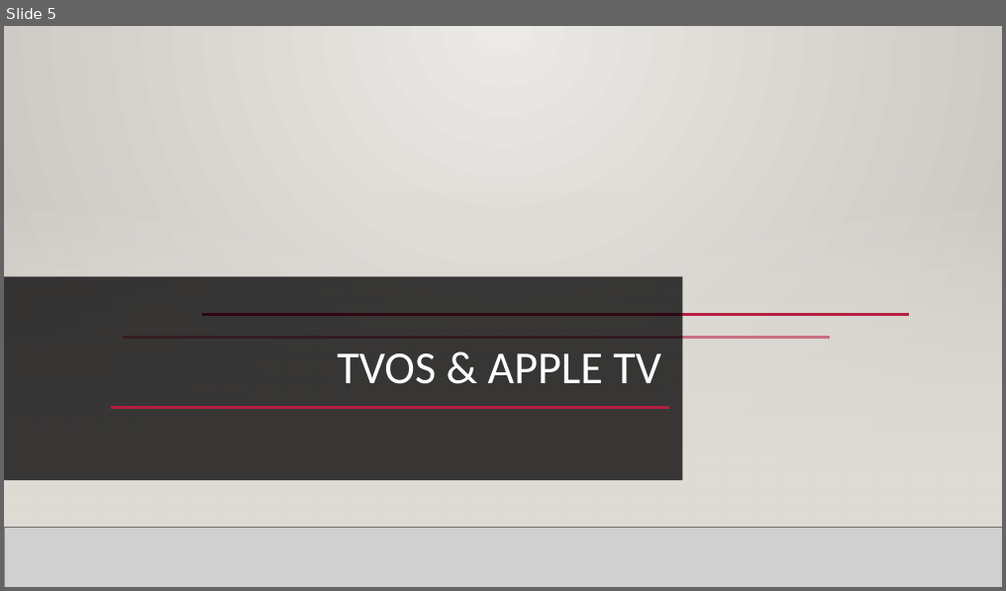
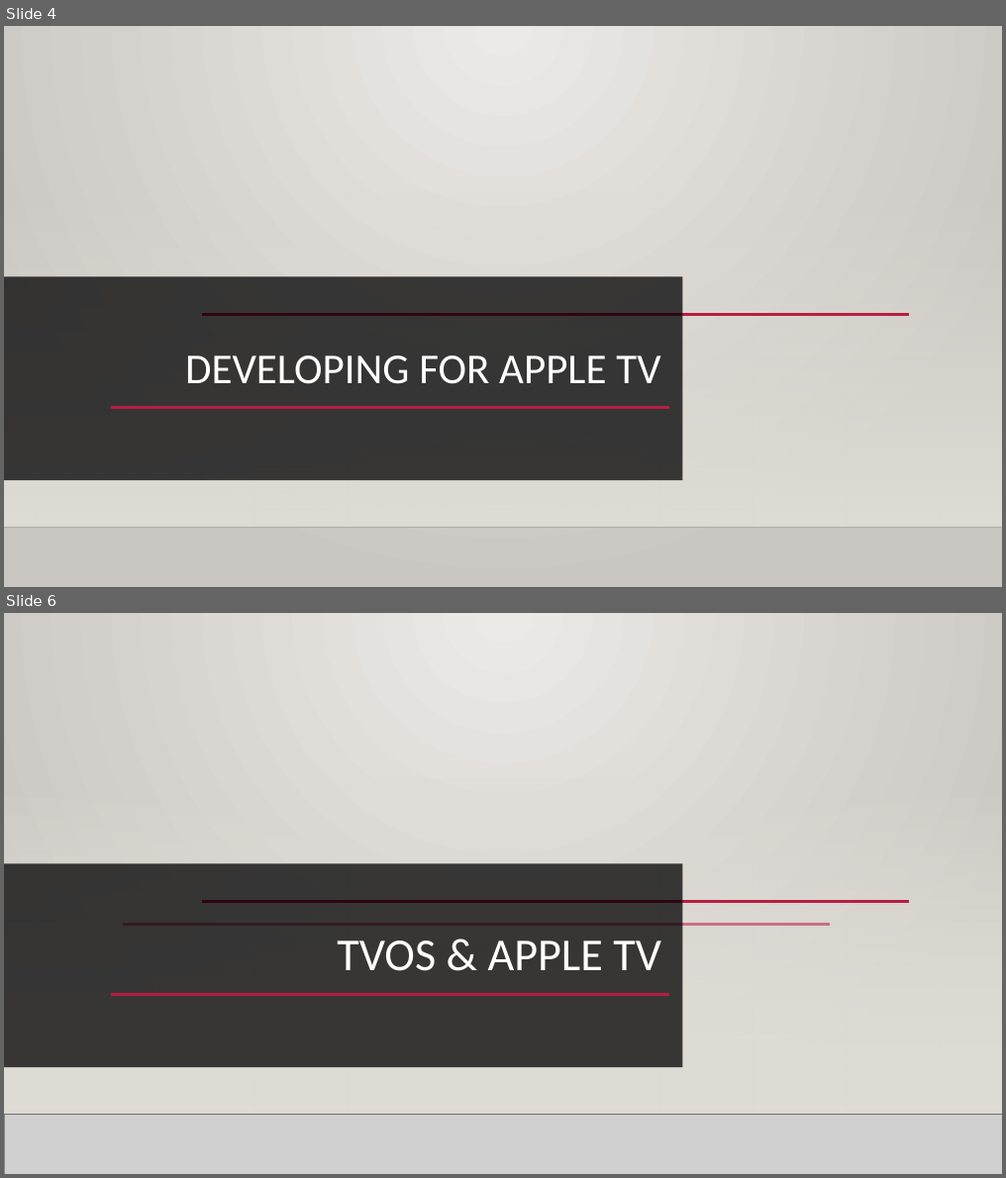
Before and after one commit to ThanhTurin/iOS-meetup-sg, a slide deck: Presentation.pptx. Shown one above the other, each under a label of ours: slide 5 before the commit, slides 4 and 6 after it; the slides between them are not shown. The pictures are 1006x591 and 1006x1178 pixels, drawn with LibreOffice and Linux fonts; fonts in the diff are those of the drawing; grey boxes stand for pictures; background and template pictures are left out. Boxes give left, top, right and bottom in pixels: in the first picture for what was removed or moved away, otherwise in the second. Text is boxed around its words. In the diff, an @@ line names an element or a change of style, - is before the commit and + after.

```diff
--- a/Presentation.pptx
+++ b/Presentation.pptx
@@ slide 4 added at [4,26,1002,587], background picture (left out); not listed: 2 template elements that a slide beside it also shows @@
@@ rectangle added at [4,276,683,480], fill #000001 at 75% opacity @@
@@ line added from (202, 315) to (909, 315), #B71E42 2.5 pt @@
@@ title added at [185,356,660,384], 41 pt, text #FFFFFE @@
+DEVELOPING FOR APPLE TV
@@ line added from (110, 408) to (669, 408), #B71E42 2.5 pt @@
@@ what was slide 5 is now slide 6 @@
```
Also in this commit, not shown: 5 slides changed, 3 other slides added, 4 slides removed.
